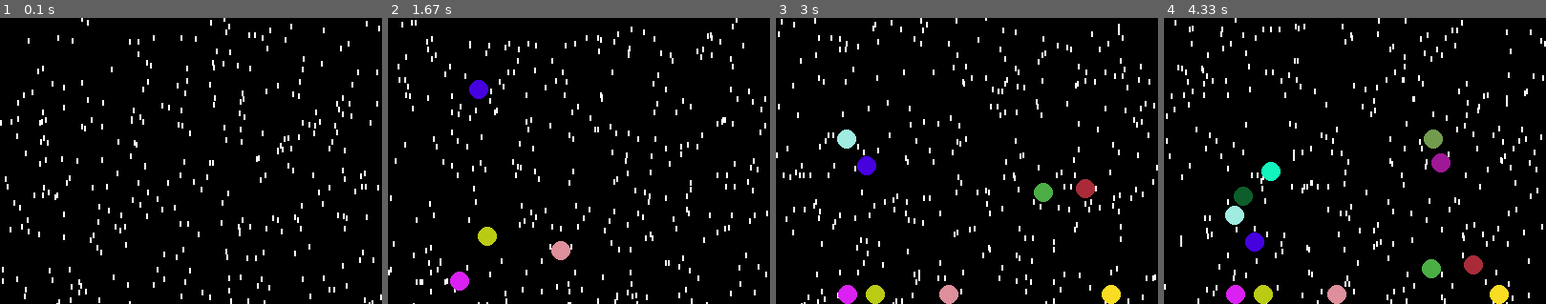
Above: before the commit, frames 1-4 (left to right).
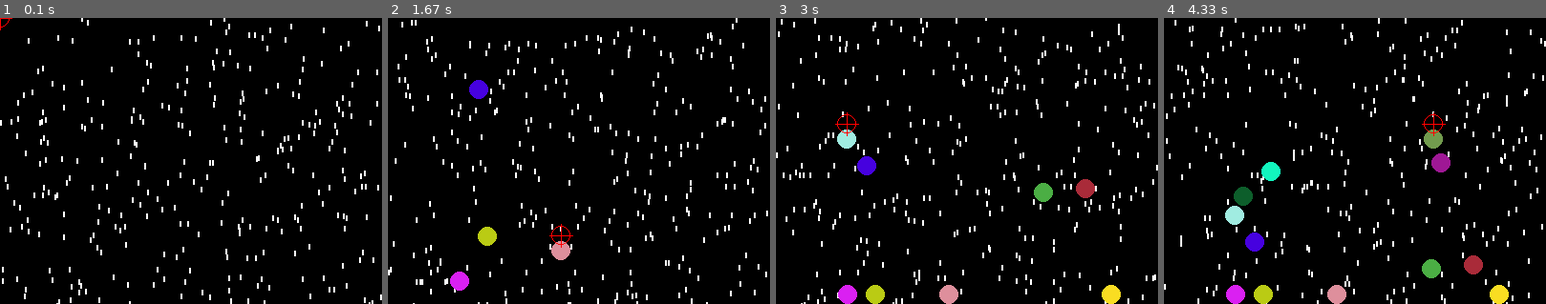
Above: after the commit, the same moments.

Repository: hypergraphman/pygame_circles
Game: pygame game, started from main.py
Two runs of this game, one before a commit and one after it. Both use one fixed random seed, a clock stepped at 60 frames per second and the inputs below.
Inputs (mouse positions are in pixels of both pictures, inside the frame that each line leads up to):
- Up to frame 1 (0.1 s): no input
- Up to frame 2 (1.67 s): press the mouse at (487, 163) at 0.37 s; move the mouse to (552, 192) at 0.47 s; release the mouse at (617, 223) at 0.6 s; click (460, 226) at 0.72 s; click (479, 55) at 1.05 s; click (559, 235) at 1.38 s
- Up to frame 3 (3 s): click (1112, 269) at 1.72 s; click (1043, 138) at 2.05 s; click (1085, 155) at 2.38 s; click (844, 123) at 2.72 s
- Up to frame 4 (4.33 s): click (1439, 89) at 3.05 s; click (1244, 143) at 3.38 s; click (1270, 138) at 3.72 s; click (1431, 123) at 4.05 s

The runs differ from the first frame. In frame 1, less than 0.1% of the frame differs, in the area x 0-4%, y 0-5%; in frame 2, less than 0.1%, in the area x 42-49%, y 72-81%; in frame 3, less than 0.1%; in frame 4, less than 0.1%.

Commit message:
Изменил курсор

Diff:
--- a/main.py
+++ b/main.py
@@ -6,8 +6,10 @@
 circles_screen = pygame.Surface(main_screen.get_size())
 background = pygame.Surface(main_screen.get_size())
 clock = pygame.time.Clock()
+pygame.mouse.set_visible(False)
 
 running = True
+mouse_pos = (0, 0)
 x_pos = 0
 y_pos = 400
 v = 100  # пикселей в секунду
@@ -25,10 +27,17 @@
             star[1] = - 6
             star[3] = random.randint(32, 130)
         star[1] += int(star[3] / (fps / 4))
-        pygame.draw.rect(scr, star[2], (star[0], star[1], 2, 6), 0)
+        pygame.draw.rect(scr, star[2], (star[0], star[1], 2, 6))
+
+
+def draw_cross(scr, pos, radius):
+    pygame.draw.circle(scr, (255, 0, 0), pos, radius, 1)
+    pygame.draw.line(scr, (255, 0, 0), (pos[0] - radius - 2, pos[1]), (pos[0] + radius + 2, pos[1]), 1)
+    pygame.draw.line(scr, (255, 0, 0), (pos[0], pos[1] - radius - 2), (pos[0], pos[1] + radius + 2), 1)
 
 
 while running:
+    main_screen.fill((0, 0, 0))
     # внутри игрового цикл еще один цикл
     # приема и обработки сообщений
     for event in pygame.event.get():
@@ -41,9 +50,10 @@
             g = random.randint(0, 255)
             b = random.randint(0, 255)
             circles.append([x, y, (r, g, b)])
+        if event.type == pygame.MOUSEMOTION:
+            mouse_pos = event.pos
 
     # отрисовка и изменение свойств объектов
-    main_screen.fill((0, 0, 0))
     draw_stars(background, stars, height, fps)
     circles_screen.fill((0, 0, 0))
     circles_screen.blit(background, (0, 0))
@@ -54,6 +64,9 @@
         pygame.draw.circle(circles_screen, circle[2], (circle[0], circle[1]), circle_radius)
     main_screen.blit(circles_screen, (0, 0))
 
+    draw_cross(main_screen, mouse_pos, circle_radius)
+    # pygame.draw.circle(main_screen, (255, 0, 0), mouse_pos, 2)
+
     clock.tick(fps)
 
     # обновление экрана
